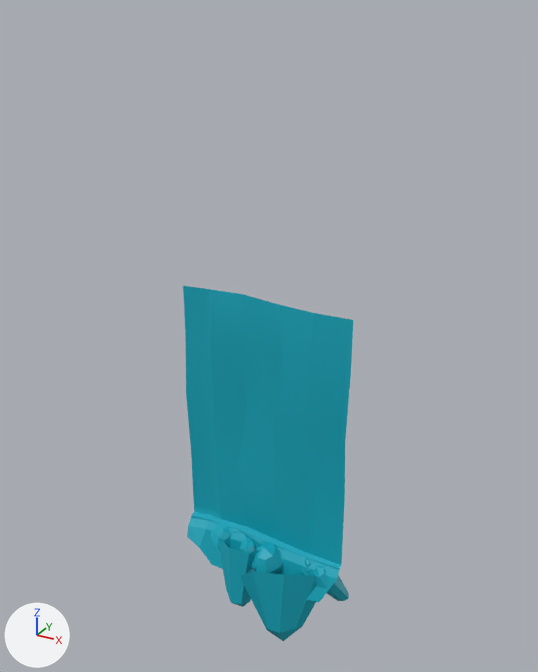
A saved change to the FBX model New Unity Project/Assets/3D Assets/Roof_Med_Modular.fbx.
Rendered twice from a camera (50 mm lens) standing at (0.0462, -0.0811, 0.0639) and looking at (0.0001, 0.0027, 0.022). Arrows for +X, +Y and +Z are at lower left; the lights stay in place. Where no turn or scale is listed for an object, it has been applied to the vertices.

Objects in the first picture: 'Roof_Med_Modul2'.
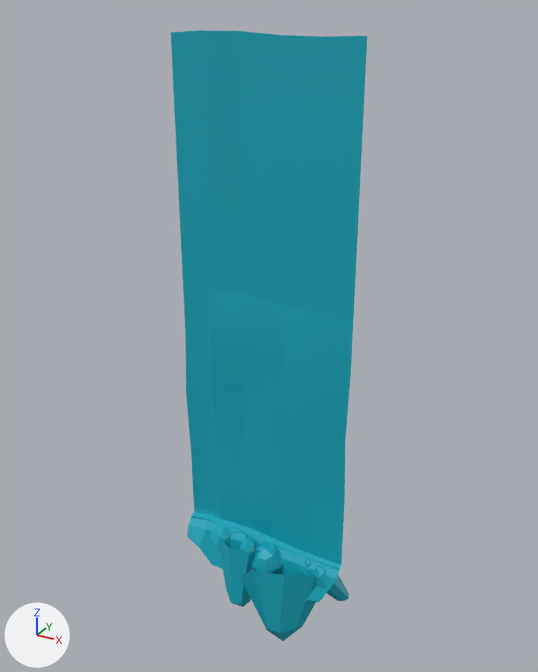
The newer file is also turned or shifted as a whole; pictures and numbers use the older file's frame.

The change, as a list of edits to the scene's bpy script:
```text
Change me_mesh:
    used by ob_roof_med_modul2; location = (0.0, 0.0, 0.0)
    remove me_mesh.from_pydata(...)  # 442 vertices, 390 faces; spans x -0.0139..0.0139, y -0.0056..0.0056, z -0.0277..0.0277
    add me_mesh.from_pydata(...)  # 477 vertices, 420 faces; spans x -0.0139..0.0139, y -0.0056..0.0056, z -0.0277..0.0615
    me_mesh part 1
    30 vertices are added at x -0.0134..0.0131, y 0.0015..0.0021, z 0.0319..0.0615
    5 new vertices lie (0.0, 0.0, 0.0057) away from vertices in x -0.0134..0.0131, y 0.0015..0.0021, z 0.0391..0.0394
    30 new faces join them
```

Changed parts and their boxes [x1, y1, x2, y2] in the pictures (538 x 672 px):
'Roof_Med_Modul2', reshaped (15% wider, 72% taller): before [183, 286, 353, 641]; after [171, 30, 367, 641]
part 1 of me_mesh, added (cyan): after [171, 30, 367, 320]
